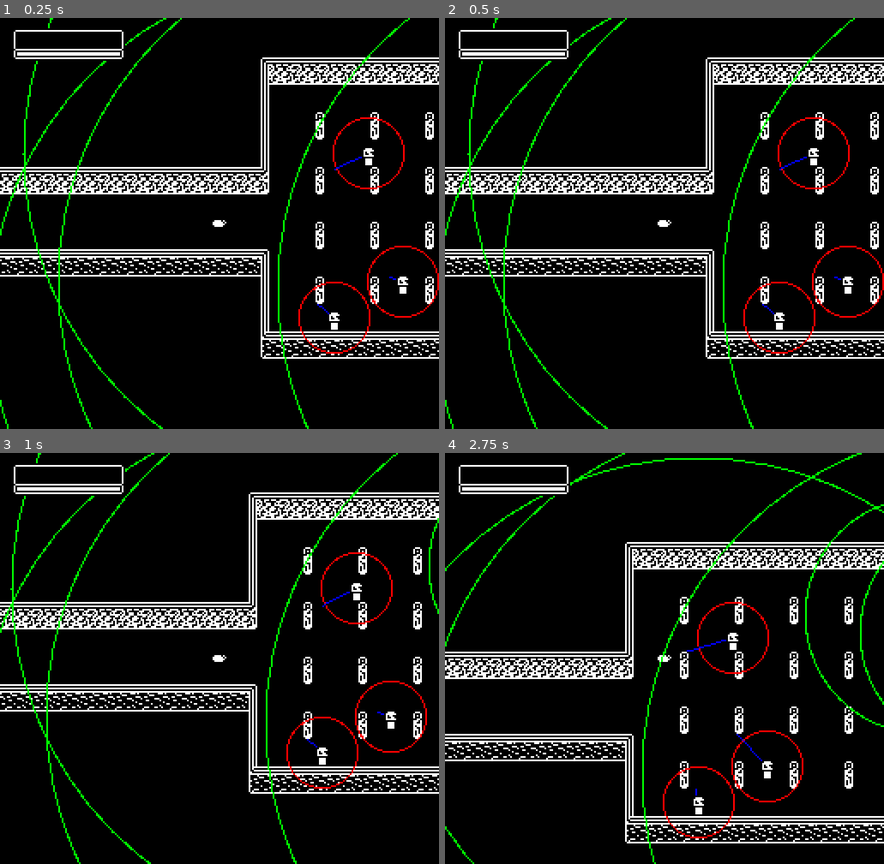
Above: before the commit, frames 1-4 (two rows, left to right).
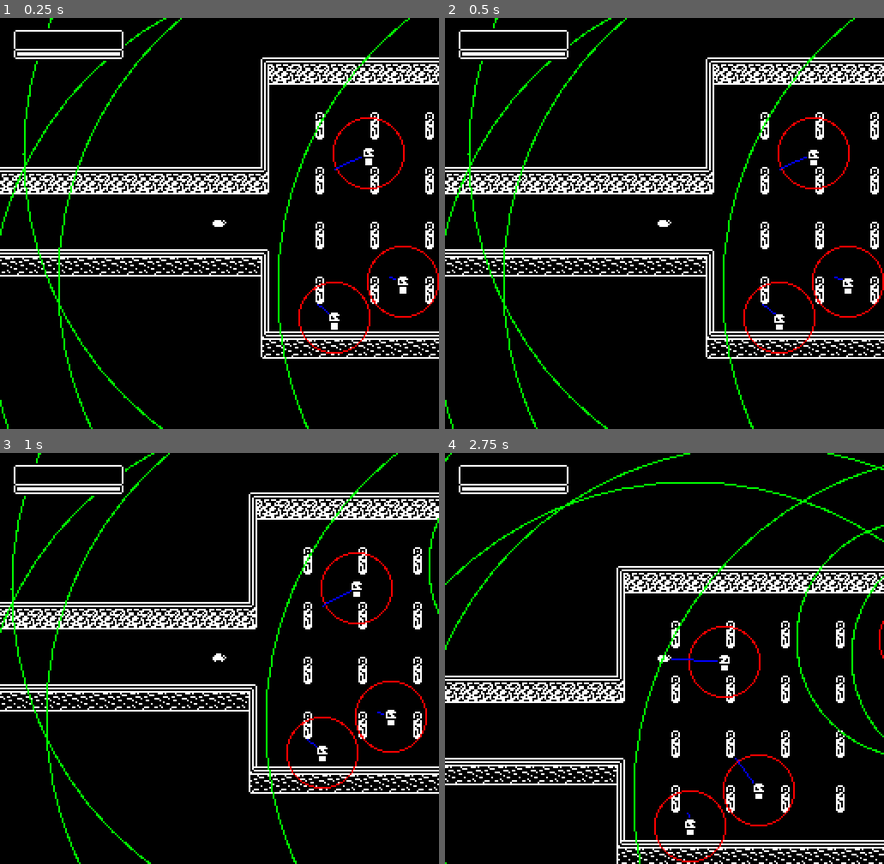
Above: after the commit, the same moments.

Repository: youknowedo/parasito
Game: Godot game, scene res://scenes/Master.tscn
Same seed, same stepped clock (60 frames per second), same inputs: the game is played once before the commit and once after it.
Inputs (mouse positions are in pixels of both pictures, inside the frame that each line leads up to):
- Up to frame 1 (0.25 s): no input
- Up to frame 2 (0.5 s): no input
- Up to frame 3 (1 s): move the mouse to (316, 637) at 0.52 s; hold D (move_right) from 0.53 s (still down); click (316, 637) at 0.6 s
- Up to frame 4 (2.75 s): move the mouse to (576, 679) at 1.27 s; release D (move_right) at 1.28 s; hold S (move_down) 1.28-2.03 s; right-click (576, 679) at 1.35 s; move the mouse to (708, 568) at 2.02 s; hold D (move_right) from 2.03 s (still down); hold E (tertiary_action) from 2.03 s (still down)

Frame 1 is identical in both runs. In frame 2, 0.1% of the frame differs, in the area x 75-93%, y 31-75%; in frame 3, 0.2%; in frame 4, 20%, in the area x 0-100%, y 0-100%.

Commit message:
Add animations

Diff:
--- a/scenes/objects/Grunt.tscn
+++ b/scenes/objects/Grunt.tscn
@@ -7,6 +7,73 @@
 [ext_resource type="Script" path="res://scripts/state_machines/states/grunt/ChasingState.gd" id="5_tuv3r"]
 [ext_resource type="Script" path="res://scripts/state_machines/states/grunt/PIdleState.gd" id="6_e5nbf"]
 [ext_resource type="Script" path="res://scripts/state_machines/states/grunt/PMovingState.gd" id="7_s5ak0"]
+
+[sub_resource type="Animation" id="Animation_kwl5b"]
+resource_name = "Idle"
+length = 2.0
+loop_mode = 1
+tracks/0/type = "value"
+tracks/0/imported = false
+tracks/0/enabled = true
+tracks/0/path = NodePath("Guard:frame_coords")
+tracks/0/interp = 1
+tracks/0/loop_wrap = true
+tracks/0/keys = {
+"times": PackedFloat32Array(0, 1),
+"transitions": PackedFloat32Array(1, 1),
+"update": 1,
+"values": [Vector2i(0, 3), Vector2i(1, 3)]
+}
+
+[sub_resource type="Animation" id="Animation_heage"]
+resource_name = "Moving"
+loop_mode = 1
+tracks/0/type = "value"
+tracks/0/imported = false
+tracks/0/enabled = true
+tracks/0/path = NodePath("Guard:frame_coords")
+tracks/0/interp = 1
+tracks/0/loop_wrap = true
+tracks/0/keys = {
+"times": PackedFloat32Array(0, 0.25, 0.5, 0.733333),
+"transitions": PackedFloat32Array(1, 1, 1, 1),
+"update": 1,
+"values": [Vector2i(0, 0), Vector2i(1, 0), Vector2i(2, 0), Vector2i(3, 0)]
+}
+
+[sub_resource type="Animation" id="Animation_06xbn"]
+length = 0.001
+tracks/0/type = "value"
+tracks/0/imported = false
+tracks/0/enabled = true
+tracks/0/path = NodePath("Guard:frame_coords")
+tracks/0/interp = 1
+tracks/0/loop_wrap = true
+tracks/0/keys = {
+"times": PackedFloat32Array(0),
+"transitions": PackedFloat32Array(1),
+"update": 1,
+"values": [Vector2i(0, 0)]
+}
+tracks/1/type = "value"
+tracks/1/imported = false
+tracks/1/enabled = true
+tracks/1/path = NodePath("Guard:flip_h")
+tracks/1/interp = 1
+tracks/1/loop_wrap = true
+tracks/1/keys = {
+"times": PackedFloat32Array(0),
+"transitions": PackedFloat32Array(1),
+"update": 1,
+"values": [false]
+}
+
+[sub_resource type="AnimationLibrary" id="AnimationLibrary_dyjh3"]
+_data = {
+"Idle": SubResource("Animation_kwl5b"),
+"Moving": SubResource("Animation_heage"),
+"RESET": SubResource("Animation_06xbn")
+}
 
 [sub_resource type="RectangleShape2D" id="RectangleShape2D_gs4fm"]
 size = Vector2(16, 16)
@@ -30,8 +97,14 @@
 [node name="Guard" type="Sprite2D" parent="."]
 texture_filter = 1
 texture = ExtResource("2_hgvo4")
-region_enabled = true
+hframes = 4
+vframes = 11
 region_rect = Rect2(0, 0, 32, 32)
+
+[node name="AnimationPlayer" type="AnimationPlayer" parent="."]
+libraries = {
+"": SubResource("AnimationLibrary_dyjh3")
+}
 
 [node name="CollisionShape2D" type="CollisionShape2D" parent="."]
 shape = SubResource("RectangleShape2D_gs4fm")
@@ -52,9 +125,11 @@
 target_position = Vector2(0, 0)
 collision_mask = 7
 
-[node name="StateMachine" type="Node" parent="." node_paths=PackedStringArray("initial_state")]
+[node name="StateMachine" type="Node" parent="." node_paths=PackedStringArray("initial_state", "animation_player", "sprite")]
 script = ExtResource("3_qoy2y")
 initial_state = NodePath("Roaming")
+animation_player = NodePath("../AnimationPlayer")
+sprite = NodePath("../Guard")
 
 [node name="Roaming" type="Node" parent="StateMachine"]
 script = ExtResource("4_57af4")
--- a/scenes/objects/Player.tscn
+++ b/scenes/objects/Player.tscn
@@ -8,6 +8,83 @@
 [ext_resource type="Script" path="res://scripts/state_machines/states/player/LungingState.gd" id="6_ojp0b"]
 [ext_resource type="Script" path="res://scripts/state_machines/states/player/Possessing.gd" id="7_ekumq"]
 [ext_resource type="Script" path="res://scripts/state_machines/states/player/DeadState.gd" id="8_n4knn"]
+
+[sub_resource type="Animation" id="Animation_fqe6v"]
+resource_name = "Idle"
+tracks/0/type = "value"
+tracks/0/imported = false
+tracks/0/enabled = true
+tracks/0/path = NodePath("Parasite:frame")
+tracks/0/interp = 1
+tracks/0/loop_wrap = true
+tracks/0/keys = {
+"times": PackedFloat32Array(0),
+"transitions": PackedFloat32Array(1),
+"update": 1,
+"values": [0]
+}
+
+[sub_resource type="Animation" id="Animation_d75mt"]
+resource_name = "Moving"
+loop_mode = 1
+tracks/0/type = "value"
+tracks/0/imported = false
+tracks/0/enabled = true
+tracks/0/path = NodePath("Parasite:frame_coords")
+tracks/0/interp = 1
+tracks/0/loop_wrap = true
+tracks/0/keys = {
+"times": PackedFloat32Array(0, 0.25, 0.5, 0.75),
+"transitions": PackedFloat32Array(1, 1, 1, 1),
+"update": 1,
+"values": [Vector2i(0, 0), Vector2i(1, 0), Vector2i(2, 0), Vector2i(3, 0)]
+}
+
+[sub_resource type="Animation" id="Animation_x3msd"]
+length = 0.001
+tracks/0/type = "value"
+tracks/0/imported = false
+tracks/0/enabled = true
+tracks/0/path = NodePath("Parasite:frame")
+tracks/0/interp = 1
+tracks/0/loop_wrap = true
+tracks/0/keys = {
+"times": PackedFloat32Array(0),
+"transitions": PackedFloat32Array(1),
+"update": 1,
+"values": [0]
+}
+tracks/1/type = "value"
+tracks/1/imported = false
+tracks/1/enabled = true
+tracks/1/path = NodePath("Parasite:frame_coords")
+tracks/1/interp = 1
+tracks/1/loop_wrap = true
+tracks/1/keys = {
+"times": PackedFloat32Array(0),
+"transitions": PackedFloat32Array(1),
+"update": 1,
+"values": [Vector2i(1, 0)]
+}
+tracks/2/type = "value"
+tracks/2/imported = false
+tracks/2/enabled = true
+tracks/2/path = NodePath("Parasite:flip_h")
+tracks/2/interp = 1
+tracks/2/loop_wrap = true
+tracks/2/keys = {
+"times": PackedFloat32Array(0),
+"transitions": PackedFloat32Array(1),
+"update": 1,
+"values": [false]
+}
+
+[sub_resource type="AnimationLibrary" id="AnimationLibrary_10ewn"]
+_data = {
+"Idle": SubResource("Animation_fqe6v"),
+"Moving": SubResource("Animation_d75mt"),
+"RESET": SubResource("Animation_x3msd")
+}
 
 [sub_resource type="RectangleShape2D" id="RectangleShape2D_vvgu1"]
 size = Vector2(8, 8)
@@ -26,8 +103,15 @@
 [node name="Parasite" type="Sprite2D" parent="."]
 texture_filter = 1
 texture = ExtResource("2_tdph3")
-region_enabled = true
+hframes = 4
+vframes = 2
+frame = 1
 region_rect = Rect2(0, 0, 16, 16)
+
+[node name="AnimationPlayer" type="AnimationPlayer" parent="."]
+libraries = {
+"": SubResource("AnimationLibrary_10ewn")
+}
 
 [node name="CollisionShape2D" type="CollisionShape2D" parent="."]
 shape = SubResource("RectangleShape2D_vvgu1")
@@ -41,9 +125,11 @@
 
 [node name="Camera2D" type="Camera2D" parent="."]
 
-[node name="StateMachine" type="Node" parent="." node_paths=PackedStringArray("initial_state")]
+[node name="StateMachine" type="Node" parent="." node_paths=PackedStringArray("initial_state", "animation_player", "sprite")]
 script = ExtResource("3_qlddb")
 initial_state = NodePath("Idle")
+animation_player = NodePath("../AnimationPlayer")
+sprite = NodePath("../Parasite")
 
 [node name="Idle" type="Node" parent="StateMachine"]
 script = ExtResource("4_ywqco")
--- a/scripts/state_machines/State.gd
+++ b/scripts/state_machines/State.gd
@@ -1,4 +1,6 @@
 class_name State extends Node
+
+var state_machine: StateMachine = null
 
 signal finished(_next_state_path: String, _data: Dictionary)
 
--- a/scripts/state_machines/StateMachine.gd
+++ b/scripts/state_machines/StateMachine.gd
@@ -1,6 +1,8 @@
 class_name StateMachine extends Node
 
 @export var initial_state: State = null
+@export var animation_player: AnimationPlayer = null
+@export var sprite: Sprite2D = null
 
 @onready var state: State = (func get_initial_state() -> State:
 	return initial_state if initial_state != null else get_child(0)
@@ -10,6 +12,7 @@
 func _ready() -> void:
 	for state_node: State in find_children("*", "State"):
 		state_node.finished.connect(change_state)
+		state_node.state_machine = self
 
 	await owner.ready
 	state.enter("")
--- a/scripts/state_machines/states/grunt/ChasingState.gd
+++ b/scripts/state_machines/states/grunt/ChasingState.gd
@@ -1,4 +1,7 @@
 extends GruntState
+
+func enter(_previous: String, _data: Dictionary = {}):
+    state_machine.animation_player.play("Moving")
 
 func physics_update(_delta: float):
     if grunt.attack_target == null:
@@ -16,6 +19,15 @@
         finished.emit(ATTACKING)
 
     var direction = (grunt.attack_target.global_position - grunt.global_position).normalized()
+    # Convert direction to 8 directions
+    var angle = atan2(direction.y, direction.x)
+    var rounded_angle = (PI / 4) * round(angle / (PI / 4))
+    direction = Vector2(cos(rounded_angle), sin(rounded_angle))
+    if cos(angle) > 0:
+        state_machine.sprite.flip_h = false
+    else:
+        state_machine.sprite.flip_h = true
+
     grunt.velocity = direction * grunt.speed * _delta
     grunt.move_and_slide()
 
--- a/scripts/state_machines/states/grunt/PIdleState.gd
+++ b/scripts/state_machines/states/grunt/PIdleState.gd
@@ -1,7 +1,10 @@
 extends GruntState
 
+func enter(_previous: String, _data: Dictionary = {}):
+    state_machine.animation_player.play("Idle")
+
 func update(_delta: float):
-    if grunt.occupier:
+    if !grunt.occupier:
         finished.emit(ROAMING)
         return
 
--- a/scripts/state_machines/states/grunt/PMovingState.gd
+++ b/scripts/state_machines/states/grunt/PMovingState.gd
@@ -1,4 +1,7 @@
 extends GruntState
+
+func enter(_previous: String, _data: Dictionary = {}):
+    state_machine.animation_player.play("Moving")
 
 func physics_update(_delta: float) -> void:
     if !grunt.occupier:
@@ -6,10 +9,16 @@
         return
 
     var direction = Input.get_vector("move_left", "move_right", "move_up", "move_down")
-
     if direction == Vector2.ZERO:
         finished.emit(P_IDLE)
         return
+    var angle = atan2(direction.y, direction.x)
+    var rounded_angle = (PI / 4) * round(angle / (PI / 4))
+    direction = Vector2(cos(rounded_angle), sin(rounded_angle))
+    if cos(angle) > 0:
+        state_machine.sprite.flip_h = false
+    else:
+        state_machine.sprite.flip_h = true
 
     grunt.velocity = direction * grunt.speed * _delta
 
--- a/scripts/state_machines/states/grunt/RoamingState.gd
+++ b/scripts/state_machines/states/grunt/RoamingState.gd
@@ -4,28 +4,38 @@
 
 var target = random_inside_unit_circle() * roaming_radius
 
+func enter(_previous: String, _data: Dictionary = {}):
+	state_machine.animation_player.play("Moving")
+
 func update(_delta: float):
-    if grunt.occupier:
-        finished.emit(P_IDLE)
-        return
+	if grunt.occupier:
+		finished.emit(P_IDLE)
+		return
 
-    if grunt.attack_target:
-        grunt.raycast.target_position = grunt.to_local(grunt.attack_target.global_position)
-        if grunt.raycast.is_colliding():
-            var collider = grunt.raycast.get_collider()
-            grunt.raycast_collision_point = grunt.to_local(grunt.raycast.get_collision_point())
-            if collider == grunt.attack_target:
-                finished.emit(CHASING)
-                return
+	if grunt.attack_target:
+		grunt.raycast.target_position = grunt.to_local(grunt.attack_target.global_position)
+		if grunt.raycast.is_colliding():
+			var collider = grunt.raycast.get_collider()
+			grunt.raycast_collision_point = grunt.to_local(grunt.raycast.get_collision_point())
+			if collider == grunt.attack_target:
+				finished.emit(CHASING)
+				return
 
-    var direction = target - owner.global_position
-    if direction.length() < 10:
-        target = random_inside_unit_circle() * roaming_radius
-        return
+	var direction = target - owner.global_position
+	if direction.length() < 10:
+		target = random_inside_unit_circle() * roaming_radius
+		return
+	var angle = atan2(direction.y, direction.x)
+	var rounded_angle = (PI / 4) * round(angle / (PI / 4))
+	direction = Vector2(cos(rounded_angle), sin(rounded_angle))
+	if cos(angle) > 0:
+		state_machine.sprite.flip_h = false
+	else:
+		state_machine.sprite.flip_h = true
 
-    grunt.velocity = direction.normalized() * grunt.speed * _delta
-    grunt.move_and_slide()
+	grunt.velocity = direction.normalized() * grunt.speed * _delta
+	grunt.move_and_slide()
 
 func random_inside_unit_circle() -> Vector2:
-    var theta : float = randf() * 2 * PI
-    return Vector2(cos(theta), sin(theta)) * sqrt(randf())
+	var theta : float = randf() * 2 * PI
+	return Vector2(cos(theta), sin(theta)) * sqrt(randf())
--- a/scripts/state_machines/states/player/IdleState.gd
+++ b/scripts/state_machines/states/player/IdleState.gd
@@ -1,4 +1,7 @@
 extends PlayerState
+
+func enter(_previous: String, _data: Dictionary = {}):
+    state_machine.animation_player.play("Idle")
 
 func update(_delta: float):
     if Input.is_action_just_pressed("tertiary_action"):
--- a/scripts/state_machines/states/player/LungingState.gd
+++ b/scripts/state_machines/states/player/LungingState.gd
@@ -13,6 +13,9 @@
 
     var mouse_position = player.get_global_mouse_position()
     lunge_direction = (mouse_position - player.position).normalized()
+    var angle = atan2(lunge_direction.y, lunge_direction.x)
+    var rounded_angle = (PI / 4) * round(angle / (PI / 4))
+    lunge_direction = Vector2(cos(rounded_angle), sin(rounded_angle))
 
     if player.host:
         player.host.occupier = null
--- a/scripts/state_machines/states/player/MovingState.gd
+++ b/scripts/state_machines/states/player/MovingState.gd
@@ -1,14 +1,25 @@
 extends PlayerState
 
+func enter(_previous: String, _data: Dictionary = {}):
+    state_machine.animation_player.play("Moving")
+
 func physics_update(_delta: float) -> void:
-    var direction = Input.get_vector("move_left", "move_right", "move_up", "move_down")
-
     if Input.is_action_pressed("tertiary_action"):
         finished.emit(LUNGING)
         return
+
+    var direction = Input.get_vector("move_left", "move_right", "move_up", "move_down")
     if direction == Vector2.ZERO:
         finished.emit(IDLE)
         return
+
+    var angle = atan2(direction.y, direction.x)
+    var rounded_angle = (PI / 4) * round(angle / (PI / 4))
+    direction = Vector2(cos(rounded_angle), sin(rounded_angle))
+    if cos(angle) > 0:
+        state_machine.sprite.flip_h = false
+    else:
+        state_machine.sprite.flip_h = true
 
     player.velocity = direction * player.speed * _delta
 
Not shown: 1 places in scenes/objects/Grunt.tscn that only renumber resources
Not shown: 1 places in scenes/objects/Player.tscn that only renumber resources
